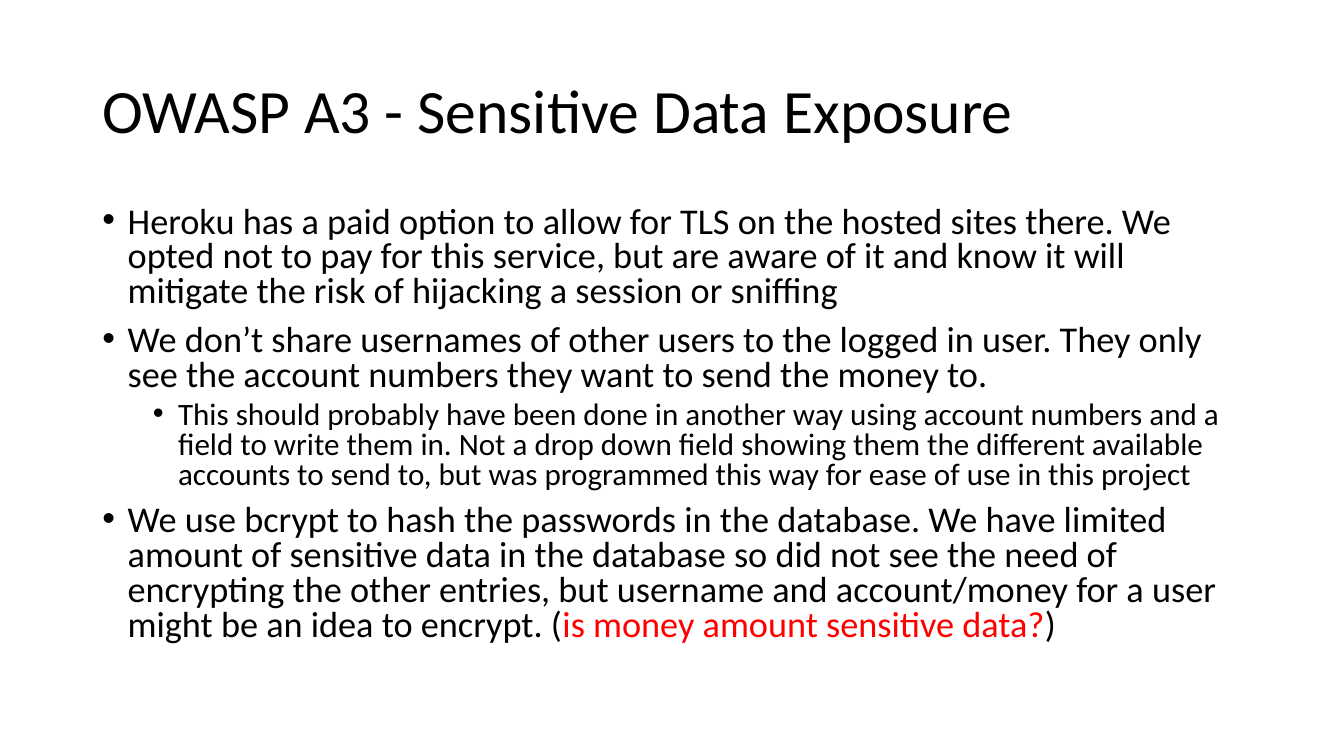
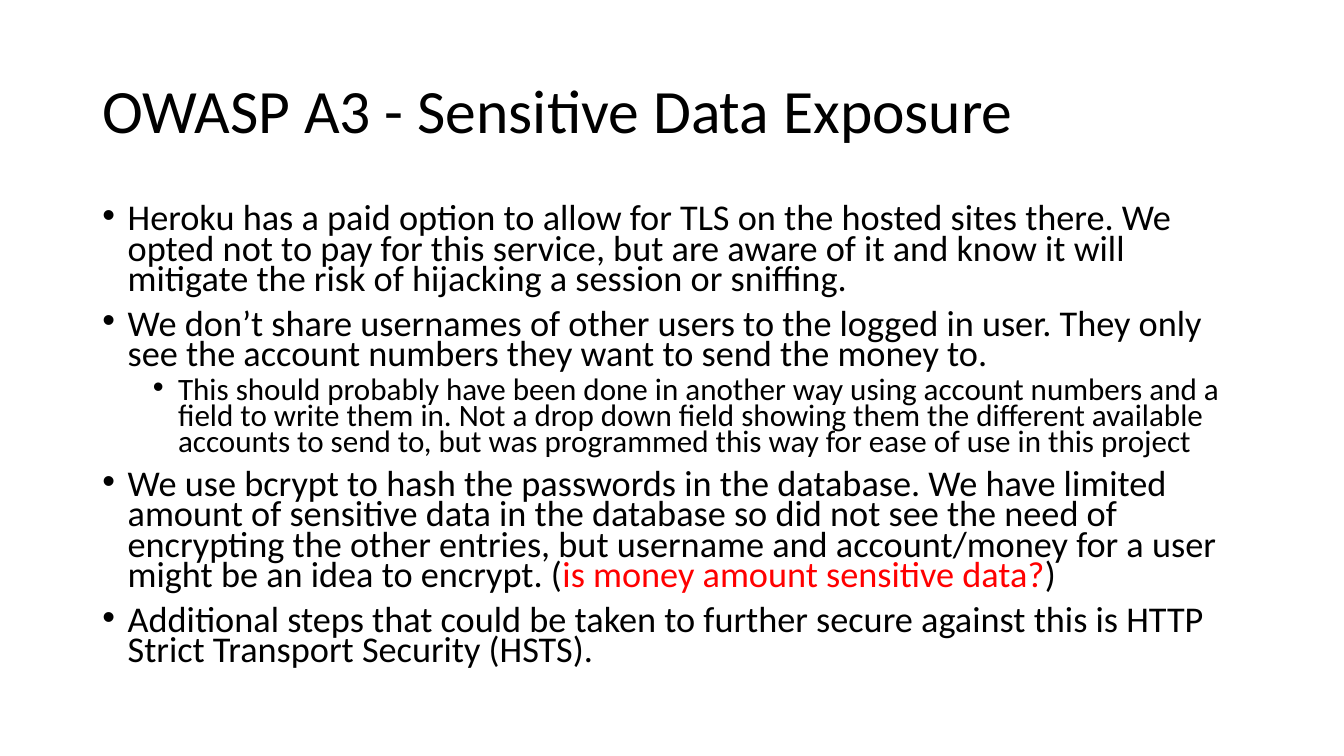
Before and after one commit to jkunnas58/dat250_netbank_fall_2020, a slide deck: slide 13 of Project_report_group_9.pptx. Drawn at 1344x756 pixels with LibreOffice and Linux fonts; fonts in the diff are those of the drawing. Boxes give left, top, right and bottom in pixels: in the first picture for what was removed or moved away, otherwise in the second. Text is boxed around its words. In the diff, an @@ line names an element or a change of style, - is before the commit and + after.

```diff
--- a/Project_report_group_9.pptx
+++ b/Project_report_group_9.pptx
@@ text at [128, 204, 1171, 298]: text changed @@
-• Heroku has a paid option to allow for TLS on the hosted sites there. We opted not to pay for this service, but are aware of it and know it will mitigate the risk of hijacking a session or sniffing
+• Heroku has a paid option to allow for TLS on the hosted sites there. We opted not to pay for this service, but are aware of it and know it will mitigate the risk of hijacking a session or sniffing.
@@ text at [128, 310, 1219, 594]: line spacing 0.8 to 0.7 @@
@@ text at [128, 606, 1203, 668]: paragraph added @@
+• Additional steps that could be taken to further secure against this is HTTP Strict Transport Security (HSTS).
```
Also in this commit, not shown: 6 other slides changed.
